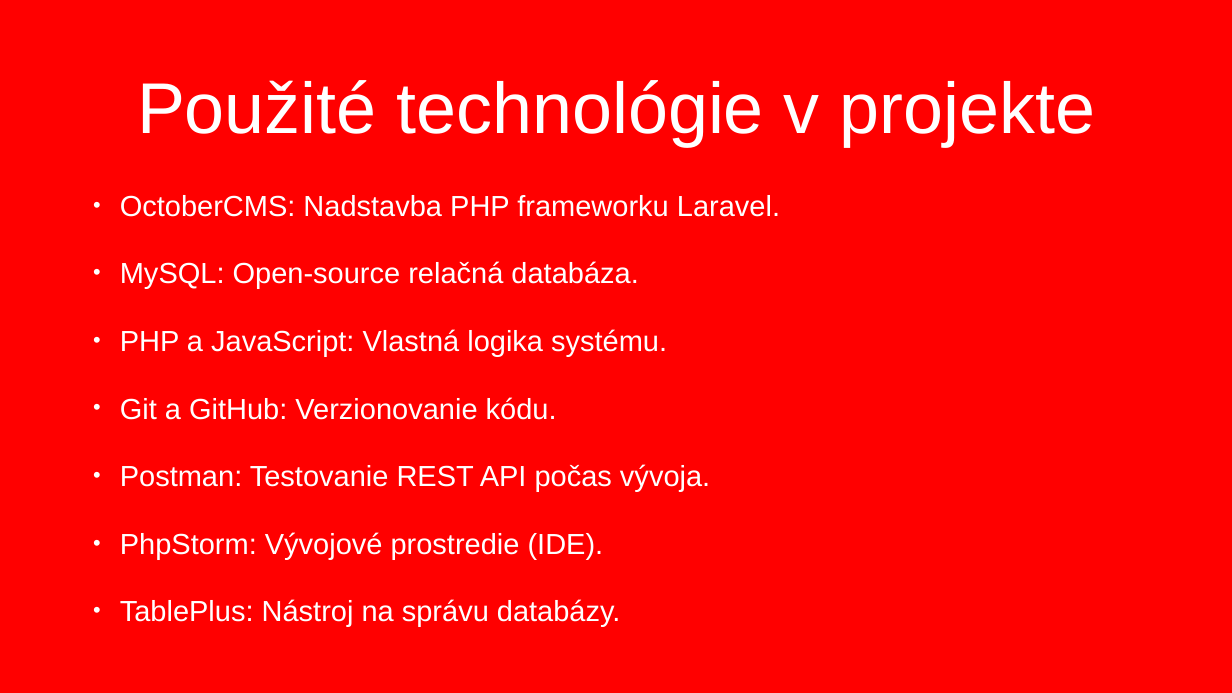
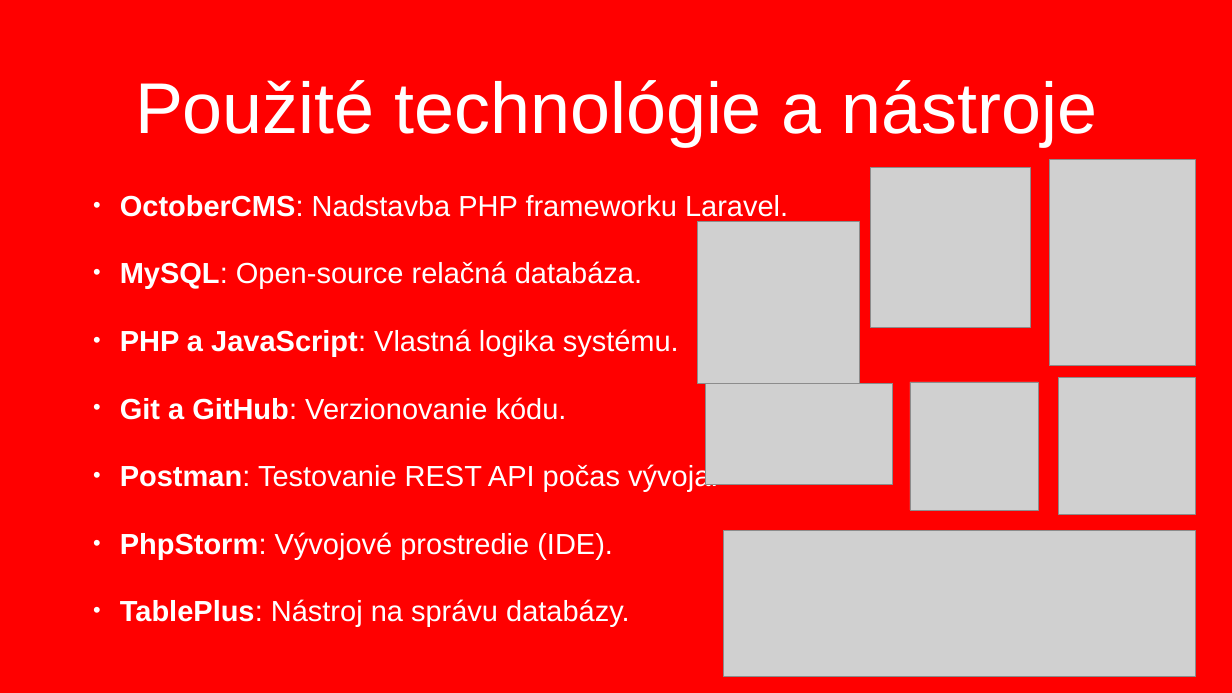
Before and after one commit to Autobahn-sk/Autobahn.sk, a slide deck: slide 6 of __prezentacia__/Prezentácia Martin Mojžiš.pptx. Drawn at 1232x693 pixels with LibreOffice and Linux fonts; fonts in the diff are those of the drawing; grey boxes stand for pictures; background and template pictures are left out. Boxes give left, top, right and bottom in pixels: in the first picture for what was removed or moved away, otherwise in the second. Text is boxed around its words. In the diff, an @@ line names an element or a change of style, - is before the commit and + after.

```diff
--- a/__prezentacia__/Prezentácia Martin Mojžiš.pptx
+++ b/__prezentacia__/Prezentácia Martin Mojžiš.pptx
@@ title at box(135, 80, 1098, 146): text changed @@
-Použité technológie v projekte
+Použité technológie a nástroje
@@ picture added at box(870, 167, 1030, 327) @@
@@ picture added at box(1049, 159, 1195, 366) @@
@@ text "OctoberCMS: Nadstavba PHP frameworku Laravel." at box(120, 195, 788, 626): bold on in "OctoberCMS:", "MySQL:", "PHP a JavaScript:", "Git a GitHub:" and 3 more places @@
@@ picture added at box(698, 221, 859, 383) @@
@@ picture added at box(705, 383, 892, 484) @@
@@ picture added at box(910, 382, 1038, 510) @@
@@ picture added at box(1059, 377, 1196, 514) @@
@@ picture added at box(723, 530, 1196, 676) @@
```
Also in this commit, not shown: 11 other slides changed, 1 slide added.
